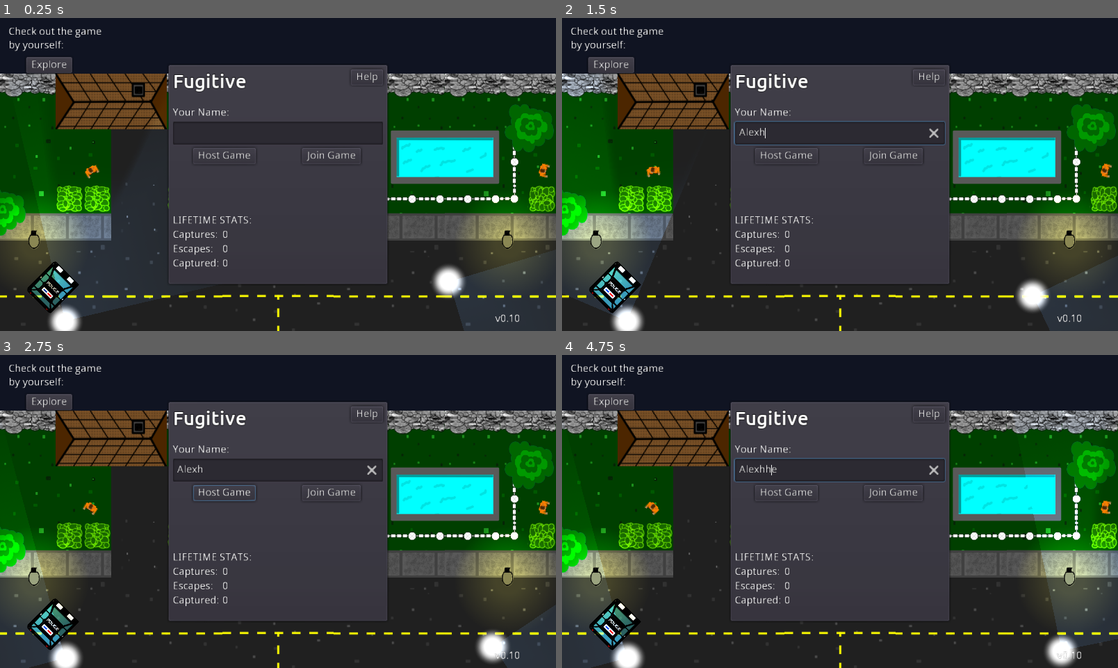
Above: before the commit, frames 1-4 (two rows, left to right).
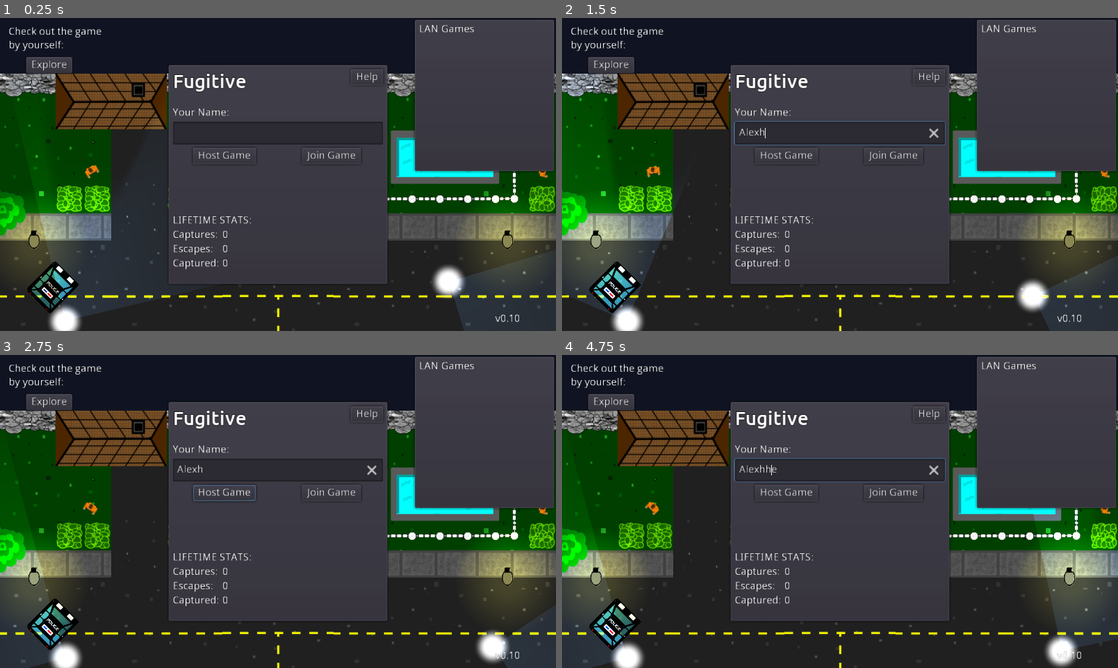
Above: after the commit, the same moments.

Repository: FugitiveTheGame/Fugitive
Game: Godot game, scene res://screens/mainmenu/MainMenu.tscn
Same seed, same stepped clock (60 frames per second), same inputs: the game is played once before the commit and once after it.
Inputs (mouse positions are in pixels of both pictures, inside the frame that each line leads up to):
- Up to frame 1 (0.25 s): no input
- Up to frame 2 (1.5 s): click (840, 133) at 0.52 s; type "Alex" at 0.6 s; hold Right (ui_right) from 1.28 s (still down); hold H (car_horn) from 1.28 s (still down)
- Up to frame 3 (2.75 s): release Right (ui_right) at 2.03 s; release H (car_horn) at 2.03 s; hold Down (ui_down) from 2.03 s (still down); tap L (lock_car) at 2.1 s
- Up to frame 4 (4.75 s): release Down (ui_down) at 2.78 s; hold Right (ui_right) 2.78-3.53 s; hold Shift (sprint) 2.78-3.53 s; hold Up (ui_up) 3.53-4.28 s; tap E (use) at 3.6 s; hold Left (ui_left) from 4.28 s (still down); hold H (car_horn) from 4.28 s (still down)

The runs differ from the first frame. In frame 1, 12% of the frame differs, in the area x 74-100%, y 0-50%; in frame 2, 12%; in frame 3, 12%; in frame 4, 12%.

Commit message:
Pin LAN server browser to top corner

Diff:
--- a/screens/mainmenu/MainMenu.tscn
+++ b/screens/mainmenu/MainMenu.tscn
@@ -405,11 +405,10 @@
 }
 
 [node name="ServerListContainer" type="PanelContainer" parent="UiLayer"]
-visible = false
-margin_left = 923.0
-margin_top = 90.0
-margin_right = 1252.0
-margin_bottom = 446.0
+anchor_left = 1.0
+anchor_right = 1.0
+margin_left = -329.0
+margin_bottom = 356.0
 __meta__ = {
 "_edit_use_anchors_": false
 }
